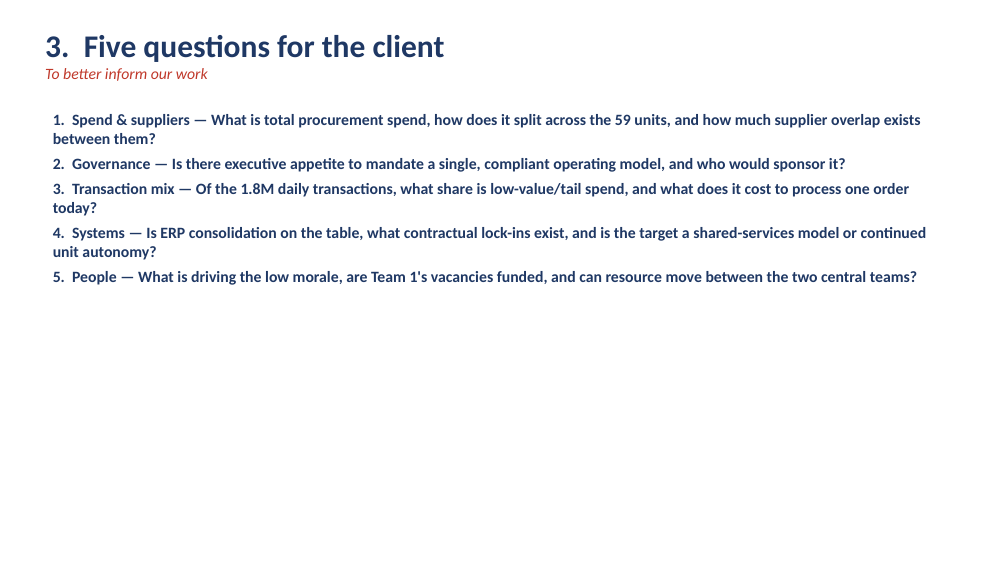
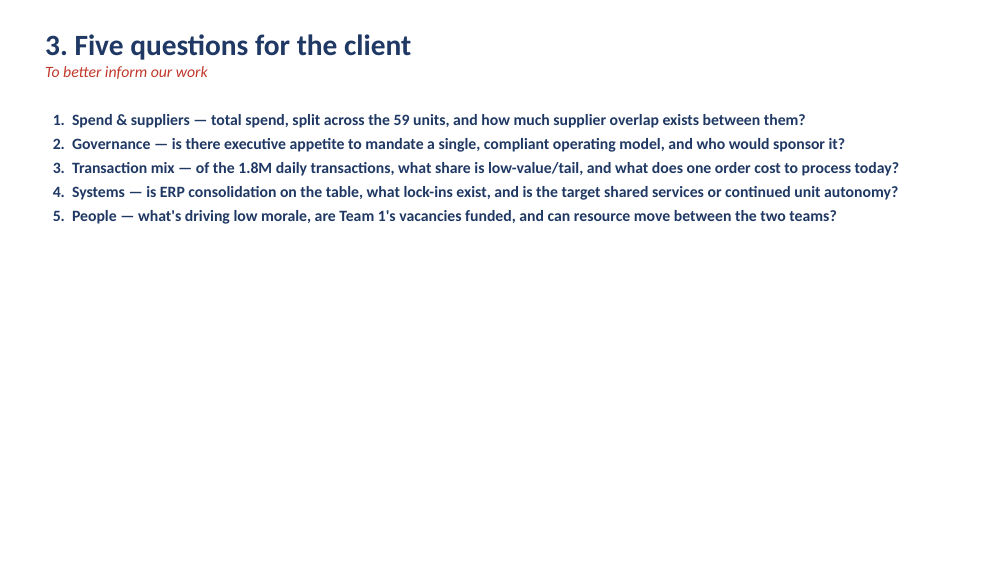
Before and after one commit to DAVIDEJI20/-irri-website, a slide deck: slide 11 of NextTech_Procurement_Analysis.pptx (slide 16 before the commit). Drawn at 1008x567 pixels with LibreOffice and Linux fonts; fonts in the diff are those of the drawing. Boxes give left, top, right and bottom in pixels: in the first picture for what was removed or moved away, otherwise in the second. Text is boxed around its words. In the diff, an @@ line names an element or a change of style, - is before the commit and + after.

```diff
--- a/NextTech_Procurement_Analysis.pptx
+++ b/NextTech_Procurement_Analysis.pptx
@@ text at (x1=45, y1=34, x2=411, y2=60): size 30 to 28 pt in "3. Five questions for the client" @@
@@ text at (x1=53, y1=114, x2=899, y2=224): text changed @@
-1. Spend & suppliers — What is total procurement spend, how does it split across the 59 units, and how much supplier overlap exists between them?
-2. Governance — Is there executive appetite to mandate a single, compliant operating model, and who would sponsor it?
-3. Transaction mix — Of the 1.8M daily transactions, what share is low-value/tail spend, and what does it cost to process one order today?
-4. Systems — Is ERP consolidation on the table, what contractual lock-ins exist, and is the target a shared-services model or continued unit autonomy?
-5. People — What is driving the low morale, are Team 1's vacancies funded, and can resource move between the two central teams?
+1. Spend & suppliers — total spend, split across the 59 units, and how much supplier overlap exists between them?
+2. Governance — is there executive appetite to mandate a single, compliant operating model, and who would sponsor it?
+3. Transaction mix — of the 1.8M daily transactions, what share is low-value/tail, and what does one order cost to process today?
+4. Systems — is ERP consolidation on the table, what lock-ins exist, and is the target shared services or continued unit autonomy?
+5. People — what's driving low morale, are Team 1's vacancies funded, and can resource move between the two teams?
```
Also in this commit, not shown: 9 other slides changed, 2 slides added, 6 slides removed, 1 other file.
